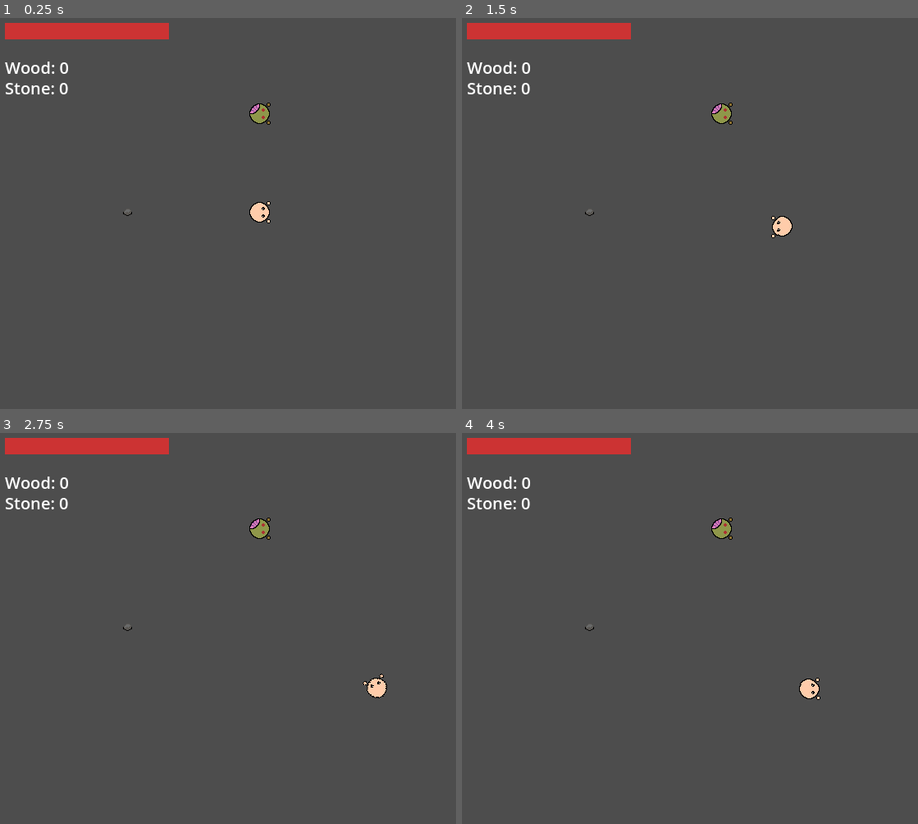
Above: before the commit, frames 1-4 (two rows, left to right).
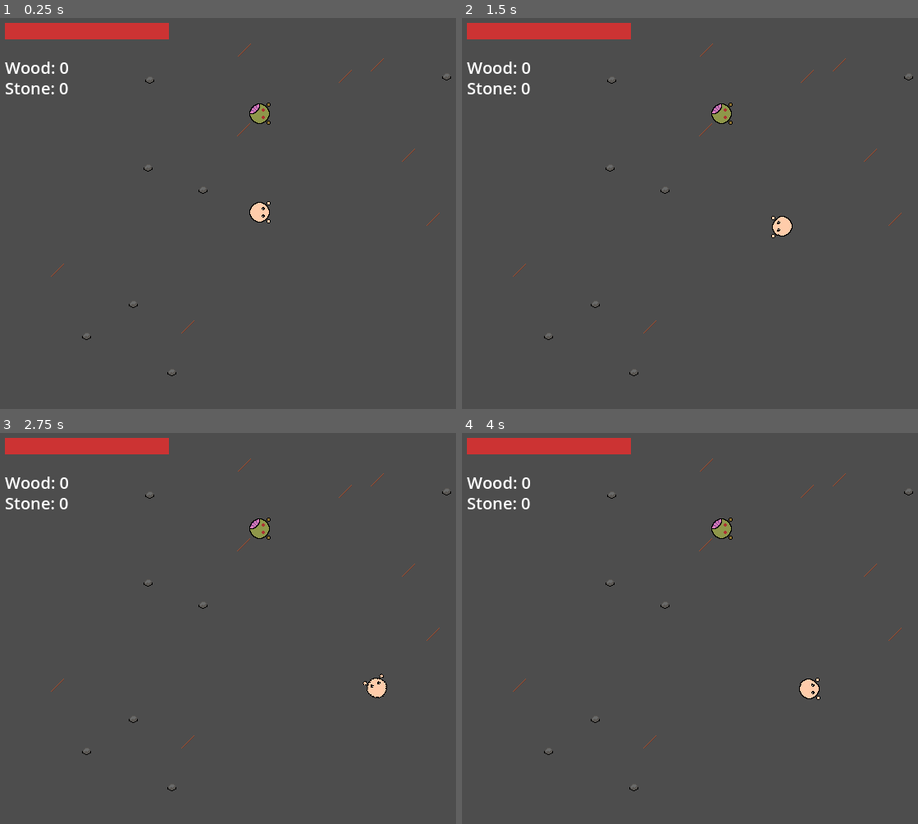
Above: after the commit, the same moments.

Repository: wondertrash/zombwio
Game: Godot game, scene res://main.tscn
Two runs of this game, one before a commit and one after it. Both use one fixed random seed, a clock stepped at 60 frames per second and the inputs below.
Inputs (mouse positions are in pixels of both pictures, inside the frame that each line leads up to):
- Up to frame 1 (0.25 s): no input
- Up to frame 2 (1.5 s): tap Enter at 0.5 s; move the mouse to (835, 193) at 0.52 s; hold D (right) 0.53-1.28 s; tap Alt at 0.6 s; click (835, 193) at 0.67 s; move the mouse to (617, 233) at 1.27 s; hold S (down) from 1.28 s (still down); tap Shift at 1.35 s
- Up to frame 3 (2.75 s): move the mouse to (310, 538) at 2.02 s; release S (down) at 2.03 s; hold D (right) from 2.03 s (still down); tap Alt at 2.1 s
- Up to frame 4 (4 s): move the mouse to (694, 706) at 2.77 s; release D (right) at 2.78 s; hold Up (ui_up) 2.78-3.53 s; tap Shift at 2.85 s; click (694, 706) at 2.92 s; tap Space at 3.5 s; move the mouse to (876, 687) at 3.52 s; hold A (left) from 3.53 s (still down); tap Alt at 3.6 s

The runs differ from the first frame. In frame 1, 0.2% of the frame differs, in the area x 11-99%, y 6-92%; in frame 2, 0.2%; in frame 3, 0.2%; in frame 4, 0.2%.

Commit message:
better resource spawning

Diff:
--- a/zombwio/main.tscn
+++ b/zombwio/main.tscn
@@ -1,9 +1,10 @@
-[gd_scene load_steps=7 format=3 uid="uid://coju2hp6gsoeu"]
+[gd_scene load_steps=8 format=3 uid="uid://coju2hp6gsoeu"]
 
 [ext_resource type="PackedScene" uid="uid://deufn2gdbfua0" path="res://player.tscn" id="1_ig7tw"]
 [ext_resource type="PackedScene" uid="uid://dbbr714tg6ghr" path="res://zombie.tscn" id="2_0xm2m"]
 [ext_resource type="Script" uid="uid://dpu0fxg5wdikm" path="res://zombie.gd" id="3_h2yge"]
 [ext_resource type="PackedScene" uid="uid://c7skidgv0to3" path="res://healthui.tscn" id="4_1bvp3"]
+[ext_resource type="PackedScene" uid="uid://8e1odnim7q4r" path="res://resourcespawner.tscn" id="4_7mycd"]
 [ext_resource type="PackedScene" uid="uid://bar8k7n2xq0yo" path="res://resource.tscn" id="5_lquwl"]
 [ext_resource type="PackedScene" uid="uid://dmsjjuy628sjf" path="res://inventory.tscn" id="6_7mycd"]
 
@@ -12,16 +13,16 @@
 [node name="Player" parent="." instance=ExtResource("1_ig7tw")]
 position = Vector2(320, 240)
 
-[node name="TileMap" type="TileMap" parent="."]
-format = 2
-
 [node name="Zombie" parent="." instance=ExtResource("2_0xm2m")]
 position = Vector2(320, 120)
 script = ExtResource("3_h2yge")
 
-[node name="Resource" parent="." instance=ExtResource("5_lquwl")]
-position = Vector2(160, 240)
+[node name="Resourcespawner" parent="." instance=ExtResource("4_7mycd")]
+resource_scene = ExtResource("5_lquwl")
 
 [node name="Healthui" parent="." instance=ExtResource("4_1bvp3")]
 
 [node name="Inventory" parent="." instance=ExtResource("6_7mycd")]
+
+[node name="TileMap" type="TileMap" parent="."]
+format = 2
--- a/zombwio/resource.gd
+++ b/zombwio/resource.gd
@@ -1,5 +1,5 @@
 extends Area2D
-@export var resource_type: String = "stone"
+@export var resource_type: String
 @export var amount: int = 1
 @export var pickup_radius: float = 30.0
 var sprite: Sprite2D
--- a/zombwio/resourcespawner.gd
+++ b/zombwio/resourcespawner.gd
@@ -1,11 +1,35 @@
 extends Node2D
-
-
-# Called when the node enters the scene tree for the first time.
+@export var resource_scene: PackedScene
+@export var spawn_area_size: Vector2 = Vector2(640, 480)
+@export var spawn_map_buffer: float = 35.0
+@export var spawn_player_buffer: float = 35.0
+@export var wood_count: int = 8
+@export var stone_count: int = 7
 func _ready() -> void:
-	pass # Replace with function body.
-
-
-# Called every frame. 'delta' is the elapsed time since the previous frame.
+	call_deferred("spawn_resources")
 func _process(delta: float) -> void:
 	pass
+func spawn_resources():
+	var player = get_tree().get_first_node_in_group("player")
+	var player_pos = player.global_position if player else Vector2.ZERO
+	for i in range(wood_count):
+		var resource = resource_scene.instantiate()
+		var pos = get_random_position()
+		while pos.distance_to(player_pos) < spawn_player_buffer:
+			pos = get_random_position()
+		resource.global_position = pos
+		resource.resource_type = "wood"
+		get_parent().call_deferred("add_child", resource)
+	for i in range(stone_count):
+		var resource = resource_scene.instantiate()
+		var pos = get_random_position()
+		while pos.distance_to(player_pos) < spawn_player_buffer:
+			pos = get_random_position()
+		resource.global_position = pos
+		resource.resource_type = "stone"
+		get_parent().call_deferred("add_child", resource)
+func get_random_position() -> Vector2:
+	return Vector2(
+		randf_range(spawn_map_buffer, spawn_area_size.x - spawn_map_buffer),
+		randf_range(spawn_map_buffer, spawn_area_size.y - spawn_map_buffer)
+	)
